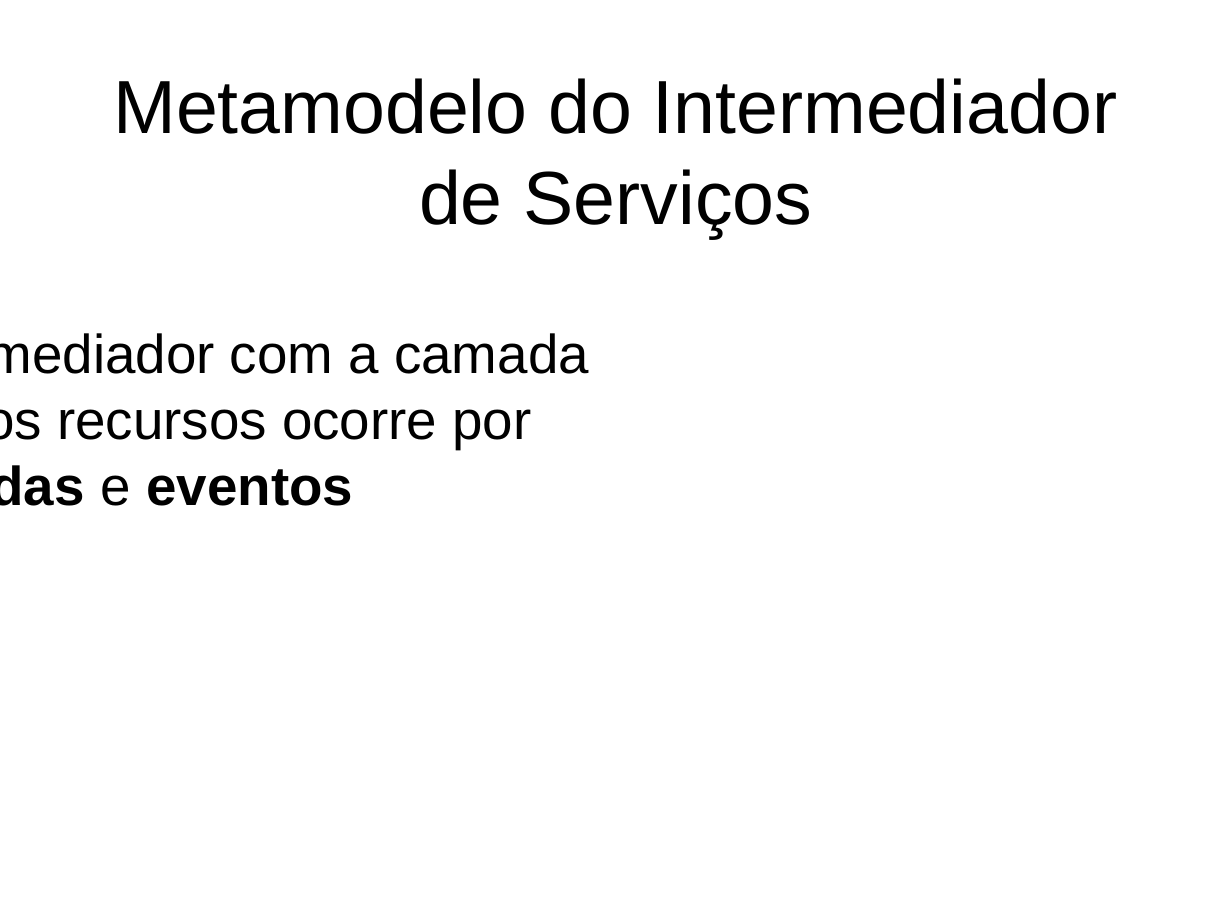
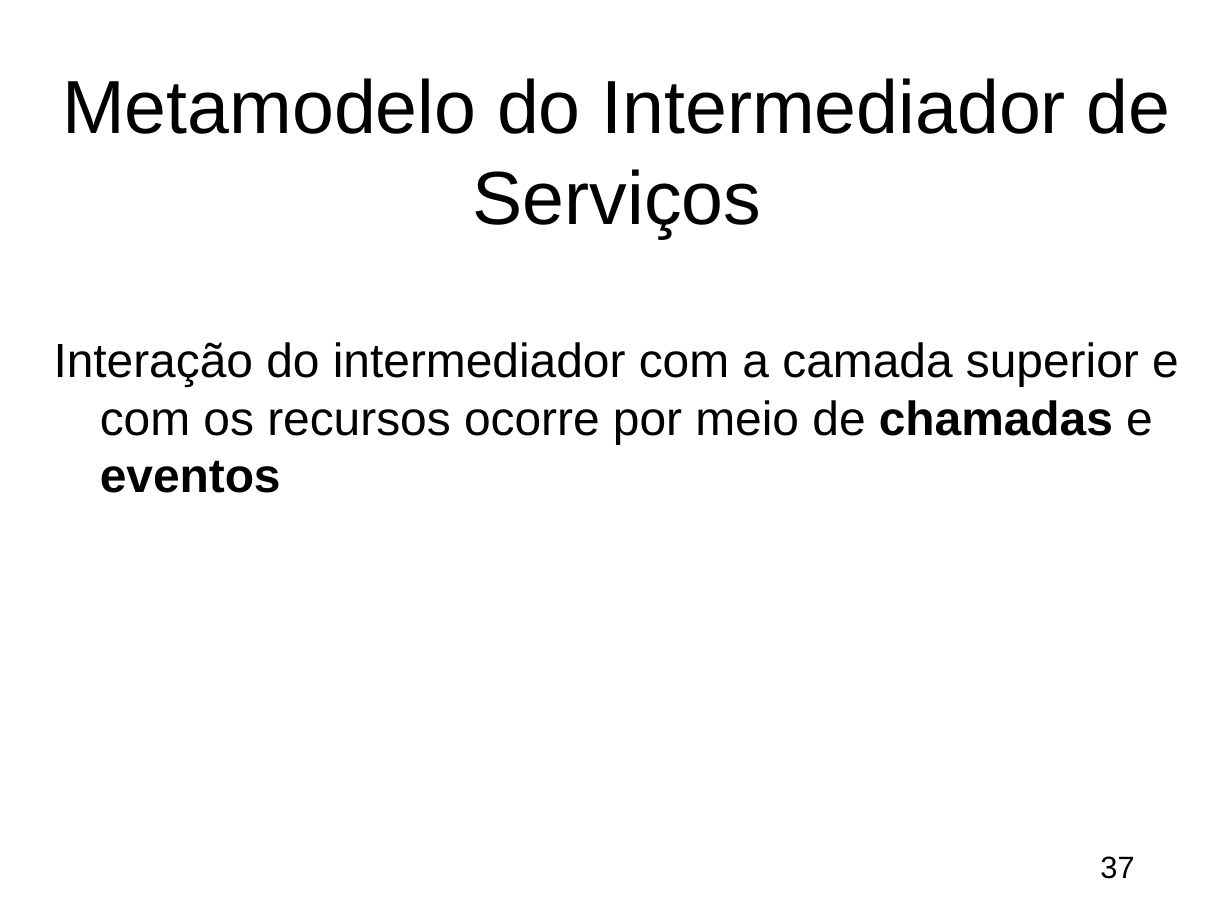
Before and after one commit to gcms/ncb, a slide deck: slide 37 of dissertacao/ApresentacaoGustavo.pptx (slide 25 before the commit). Drawn at 1232x924 pixels with LibreOffice and Linux fonts; fonts in the diff are those of the drawing; background and template pictures are left out. Boxes give left, top, right and bottom in pixels: in the first picture for what was removed or moved away, otherwise in the second. Text is boxed around its words. In the diff, an @@ line names an element or a change of style, - is before the commit and + after.

```diff
--- a/dissertacao/ApresentacaoGustavo.pptx
+++ b/dissertacao/ApresentacaoGustavo.pptx
@@ title "Metamodelo do Intermediador de Serviços" rewrapped from (113,78,1117,238) to (62,78,1171,238) @@
@@ text "Interação do intermediador com a ...": place and size @@
-text "Interação do intermediador com a ..." at (0,333,589,506)
+text "Interação do intermediador com a ..." at (54,342,1179,493)
@@ text "Interação do intermediador com a ..." at (54,342,1179,493): size 32 to 28 pt; more space between paragraphs @@
@@ page number added at (1100,856,1134,879), 18 pt, text #000000 @@
+37
```
Also in this commit, not shown: 23 other slides changed, 96 slides added, 15 slides removed, 2 other files.
